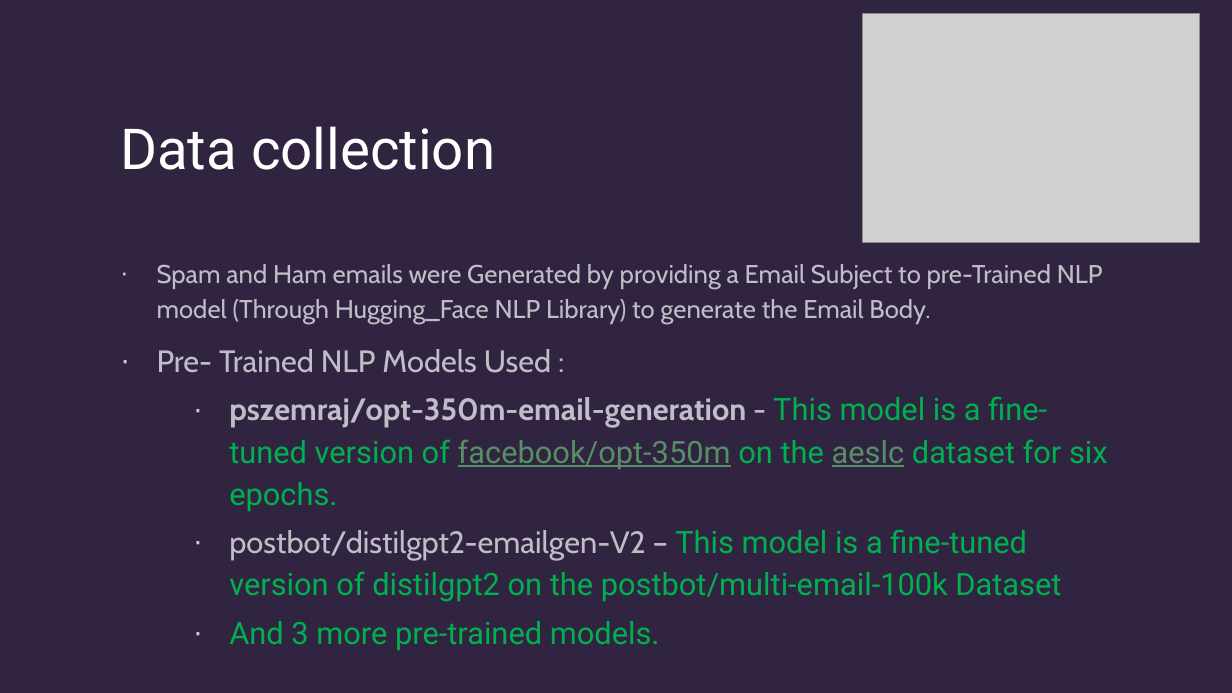
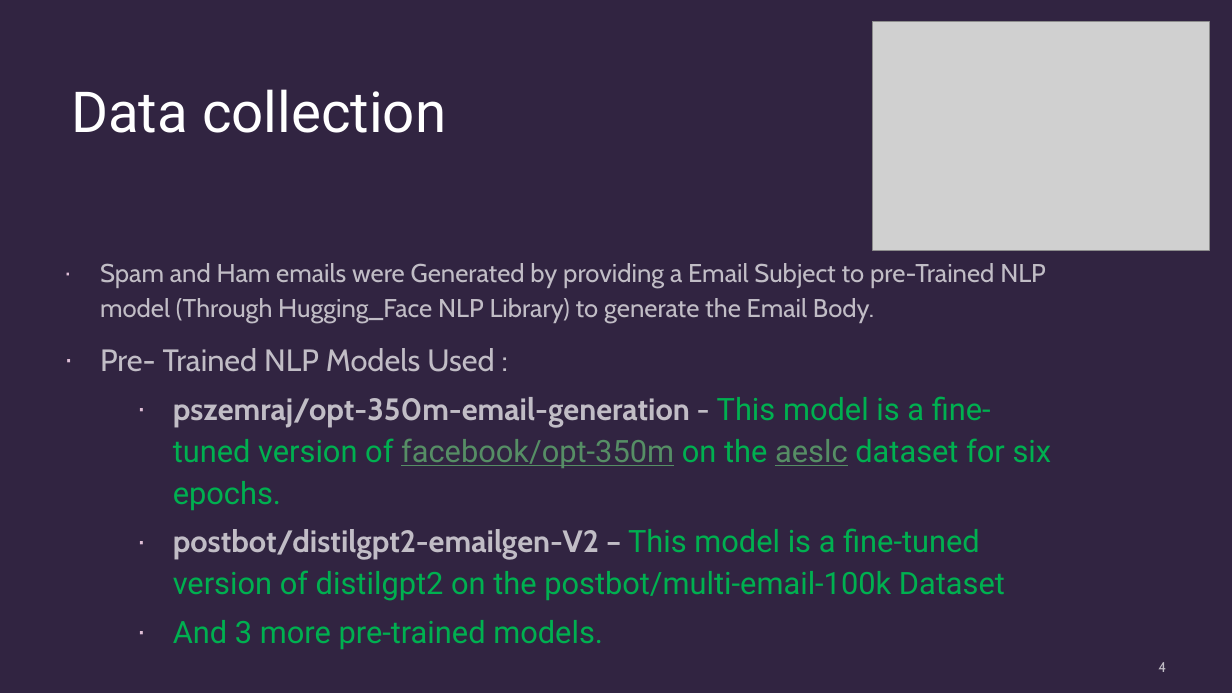
Before and after one commit to Ravindu97/AIResearchProject, a slide deck: slide 4 of MidPresentation/S17355 - Research Mid Presentation.pptx. Drawn at 1232x693 pixels with LibreOffice and Linux fonts; fonts in the diff are those of the drawing; grey boxes stand for pictures. Boxes give left, top, right and bottom in pixels: in the first picture for what was removed or moved away, otherwise in the second. Text is boxed around its words. In the diff, an @@ line names an element or a change of style, - is before the commit and + after.

Commit message:
added the custom model

```diff
--- a/MidPresentation/S17355 - Research Mid Presentation.pptx
+++ b/MidPresentation/S17355 - Research Mid Presentation.pptx
@@ picture: place and size @@
-picture at bbox=[863, 14, 1201, 243]
+picture at bbox=[873, 22, 1211, 251]
@@ title "Data collection": place and size @@
-title "Data collection" at bbox=[120, 126, 495, 170]
+title "Data collection" at bbox=[71, 89, 446, 133]
@@ text "Spam and Ham emails were ...": place and size @@
-text "Spam and Ham emails were ..." at bbox=[157, 264, 1108, 650]
+text "Spam and Ham emails were ..." at bbox=[100, 263, 1052, 649]
@@ text at bbox=[173, 528, 1005, 601]: bold on in "postbot/distilgpt2-emailgen-V2 –" @@
@@ page number added at bbox=[1158, 662, 1166, 672], 11 pt, text #FFFFFF at 70% opacity @@
+4
```
Also in this commit, not shown: 11 other slides changed, 3 other files.
